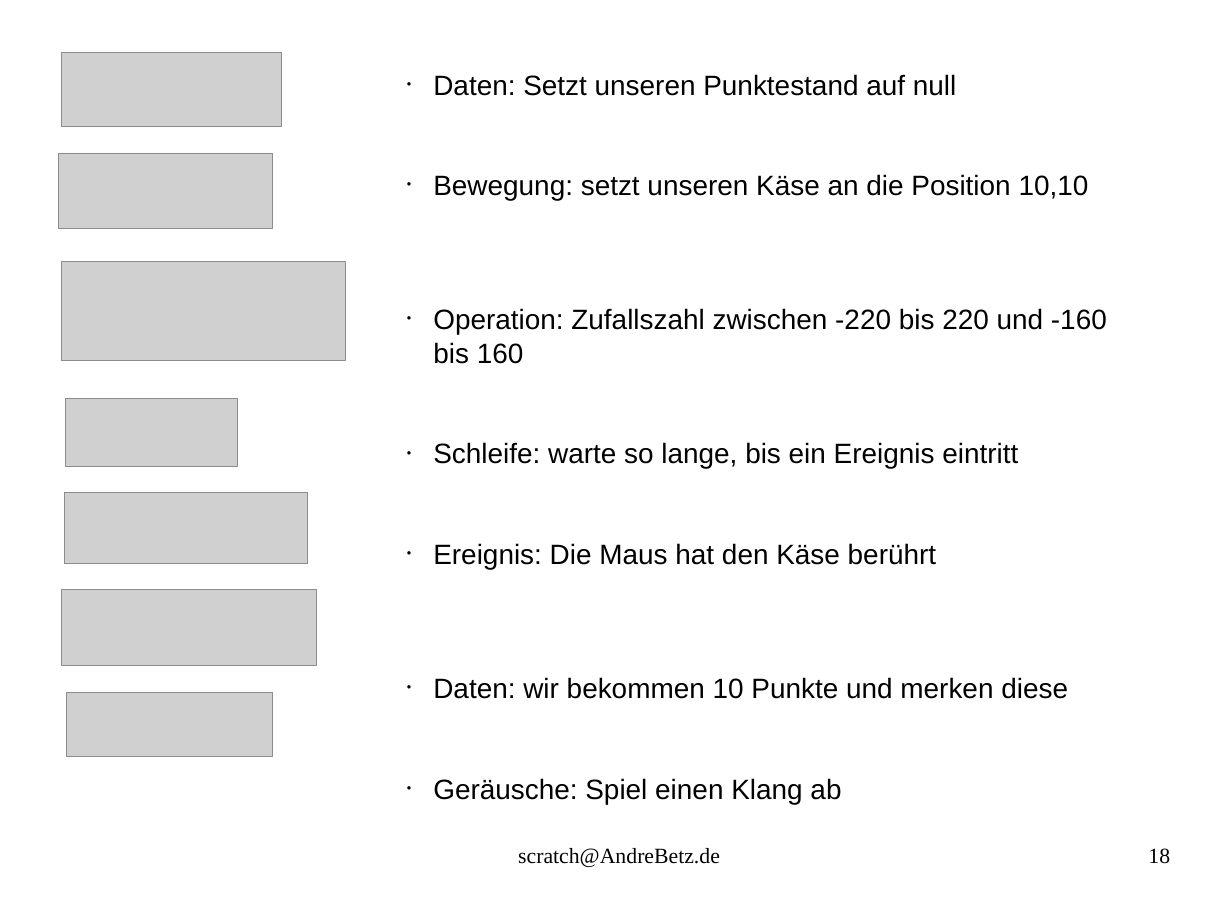
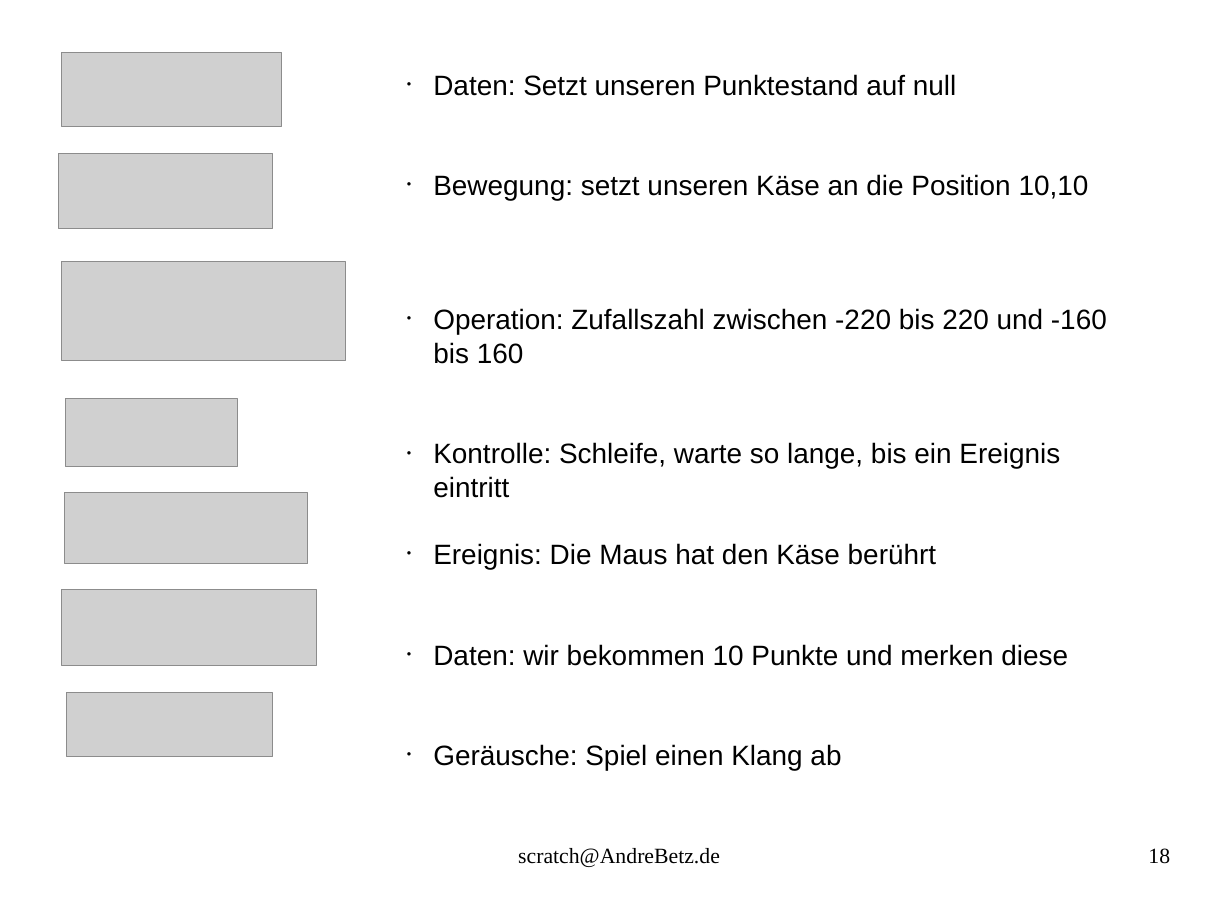
Before and after one commit to sky4walk/documents, a slide deck: slide 18 of ProgrammierkursScratchSpiel.odp. Drawn at 1232x924 pixels with LibreOffice and Linux fonts; fonts in the diff are those of the drawing; grey boxes stand for pictures. Boxes give left, top, right and bottom in pixels: in the first picture for what was removed or moved away, otherwise in the second. Text is boxed around its words. In the diff, an @@ line names an element or a change of style, - is before the commit and + after.

```diff
--- a/ProgrammierkursScratchSpiel.odp
+++ b/ProgrammierkursScratchSpiel.odp
@@ text at bbox=[433, 442, 1060, 498]: text changed @@
-• Schleife: warte so lange, bis ein Ereignis eintritt
+• Kontrolle: Schleife, warte so lange, bis ein Ereignis eintritt
```
Also in this commit, not shown: 1 other slide changed, 7 slides added, 2 other files.
